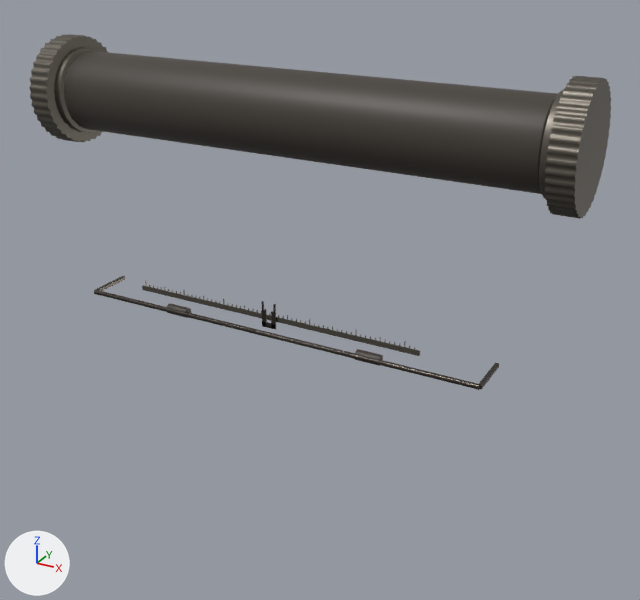
An edit to the glTF model public/models/roller.glb, drawn before and after from the same camera.
Rendered twice from a 50 mm lens placed at (1.008, -1.603, 0.415), pointed at (0.044, 0.149, -0.461). Lighting does not change. The marker at lower left points along +X, +Y and +Z. The older version comes first.

Objects in the first picture: 'Alignment Scale', 'Bail Rod', 'Platen', 'Platen Flange L', 'Platen Knob L', 'Platen Knob R' and 6 more.
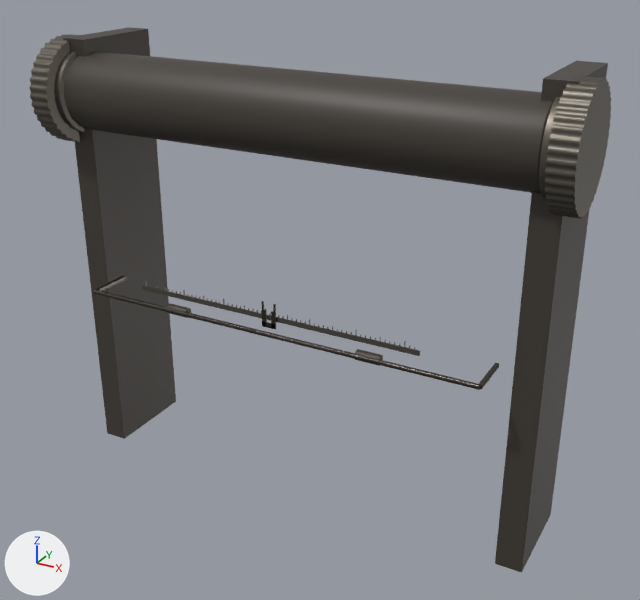
Changed parts and their boxes (x1, y1, x2, y2) in the pictures (640 x 600 px):
'Carriage Frame L', added: after (63, 27, 176, 439)
'Carriage Frame R', added: after (495, 61, 608, 573)

The change, as a list of edits to the scene's bpy script:
```text
Add me_carriage_frame_r:
    me_carriage_frame_r.from_pydata(...)  # a box spanning x 0.563..0.627, y 0.065..0.312, z -1.0..0.129
    me_carriage_frame_r.materials.append(mat_platen_rubber)  # dark grey #423c35
Add me_carriage_frame_l:
    me_carriage_frame_l.from_pydata(...)  # a box spanning x -0.627..-0.563, y 0.065..0.312, z -1.0..0.129
    me_carriage_frame_l.materials.append(mat_platen_rubber)  # dark grey #423c35
Add ob_carriage_frame_r:
    ob_carriage_frame_r = bpy.data.objects.new('Carriage Frame R', me_carriage_frame_r)
    ob_carriage_frame_r.location = (0.0, 0.0, 0.0)
Add ob_carriage_frame_l:
    ob_carriage_frame_l = bpy.data.objects.new('Carriage Frame L', me_carriage_frame_l)
    ob_carriage_frame_l.location = (0.0, 0.0, 0.0)
```
